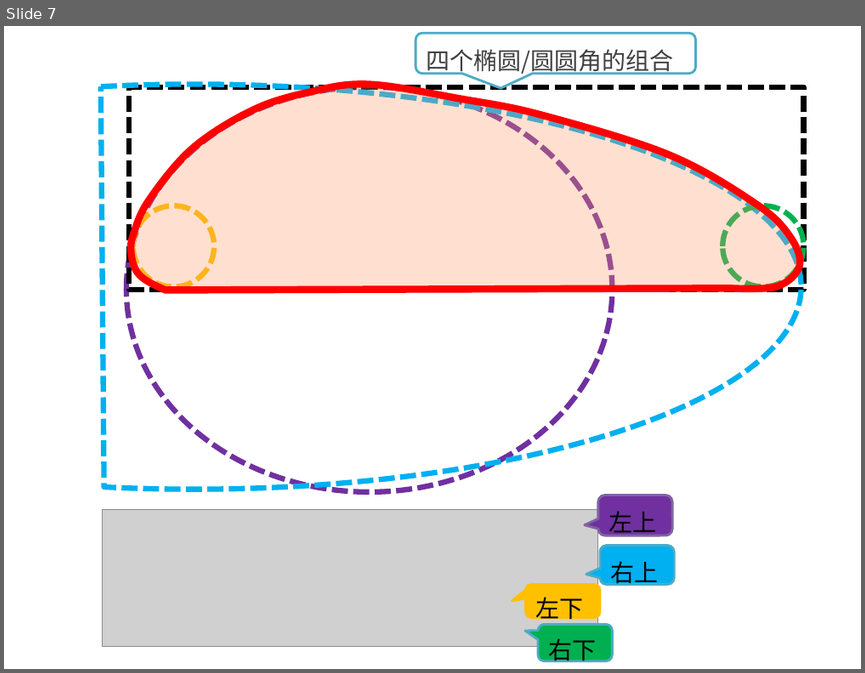
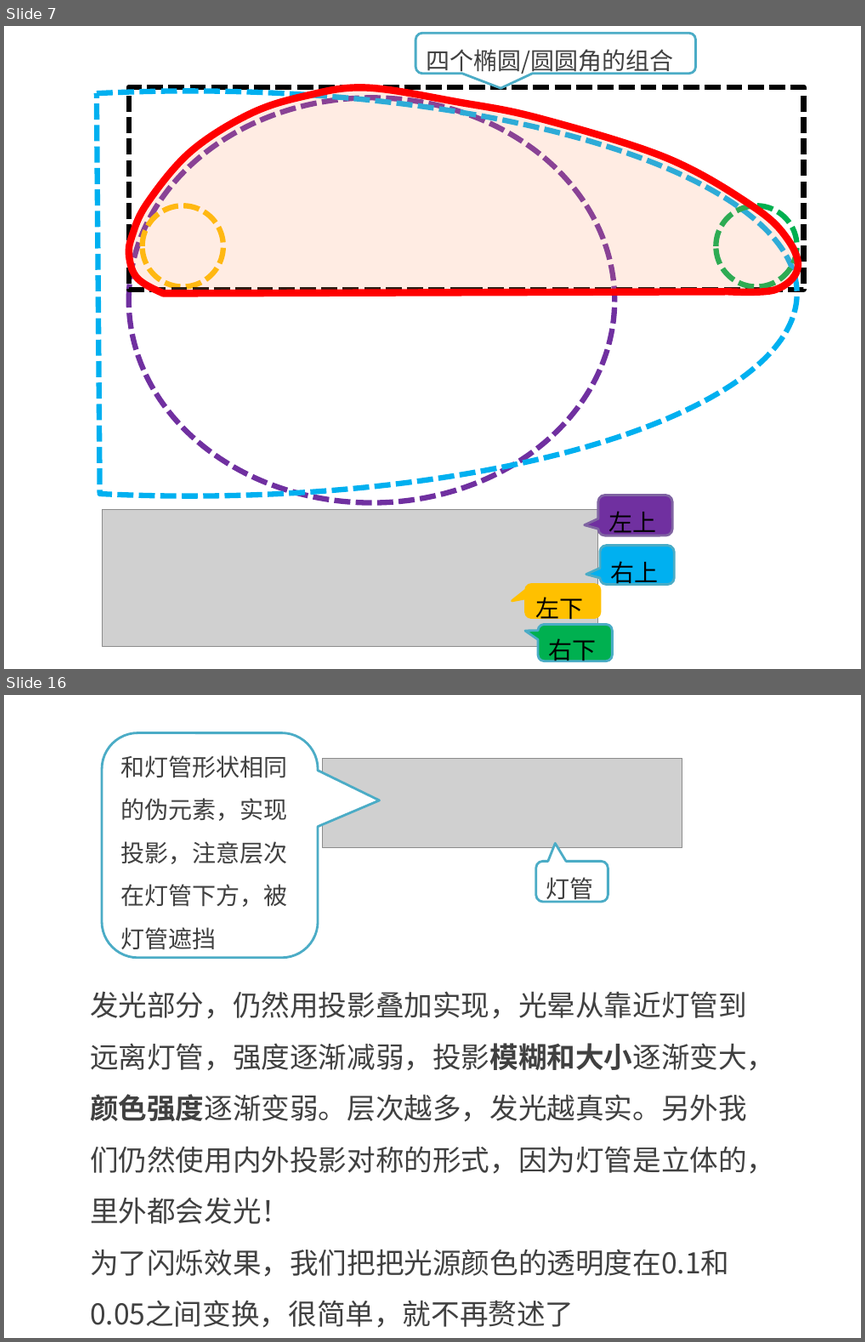
Before and after one commit to kong66/webAni, a slide deck: 7-neon2/neon2.pptx. Shown one above the other, each under a label of ours: slide 7 before the commit, slides 7 and 16 after it; the slides between them are not shown. The pictures are 865x673 and 865x1342 pixels, drawn with LibreOffice and Linux fonts; fonts in the diff are those of the drawing; grey boxes stand for pictures. Boxes give left, top, right and bottom in pixels: in the first picture for what was removed or moved away, otherwise in the second. Text is boxed around its words. In the diff, an @@ line names an element or a change of style, - is before the commit and + after.

```diff
--- a/7-neon2/neon2.pptx
+++ b/7-neon2/neon2.pptx
@@ slide 16 added at (x1=4, y1=695, x2=861, y2=1338), background #FFFFFF @@
@@ rounded speech box added at (x1=102, y1=732, x2=318, y2=957), fill #FFFFFF, outline #4BACC6 2 pt, 20 pt, text #404040 @@
+和灯管形状相同的伪元素，实现投影，注意层次在灯管下方，被灯管遮挡
@@ picture added at (x1=323, y1=759, x2=682, y2=847) @@
@@ rounded speech box added at (x1=536, y1=862, x2=608, y2=902), fill #FFFFFF, outline #4BACC6 2 pt, 20 pt, text #404040 @@
+灯管
@@ text added at (x1=90, y1=991, x2=775, y2=1327), 24 pt, text #404040 @@
+发光部分，仍然用投影叠加实现，光晕从靠近灯管到远离灯管，强度逐渐减弱，投影模糊和大小逐渐变大，颜色强度逐渐变弱。层次越多，发光越真实。另外我们仍然使用内外投影对称的形式，因为灯管是立体的，里外都会发光！
+为了闪烁效果，我们把把光源颜色的透明度在0.1和0.05之间变换，很简单，就不再赘述了
@@ slide 7 changed as well @@
@@ chord (boxed as its full ellipse) resized from (x1=4, y1=85, x2=800, y2=488) to (x1=4, y1=91, x2=796, y2=495) @@
@@ ellipse moved from (x1=126, y1=87, x2=613, y2=491) to (x1=129, y1=98, x2=615, y2=502) @@
@@ freeform shape moved from (x1=131, y1=85, x2=800, y2=290) to (x1=129, y1=88, x2=798, y2=293) @@
@@ freeform shape at (x1=129, y1=88, x2=798, y2=293): fill #FF9966 at 30% opacity to #FF9966 at 18% opacity @@
@@ ellipse moved from (x1=133, y1=206, x2=214, y2=286) to (x1=142, y1=206, x2=222, y2=286) @@
@@ ellipse moved from (x1=723, y1=206, x2=803, y2=286) to (x1=716, y1=206, x2=796, y2=286) @@
```
Also in this commit, not shown: 12 other slides changed, 20 other slides added, 6 slides removed, 4 other files.
